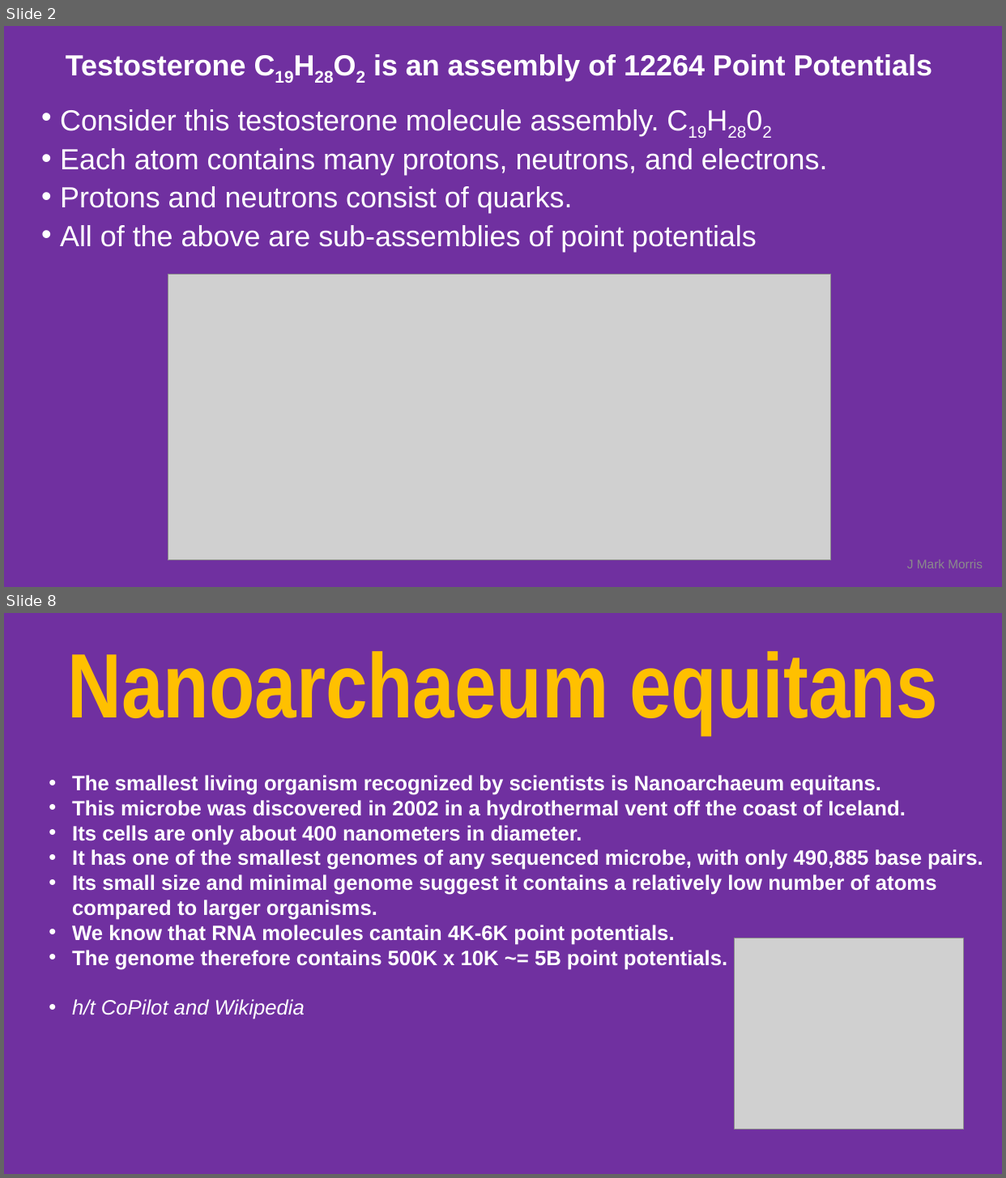
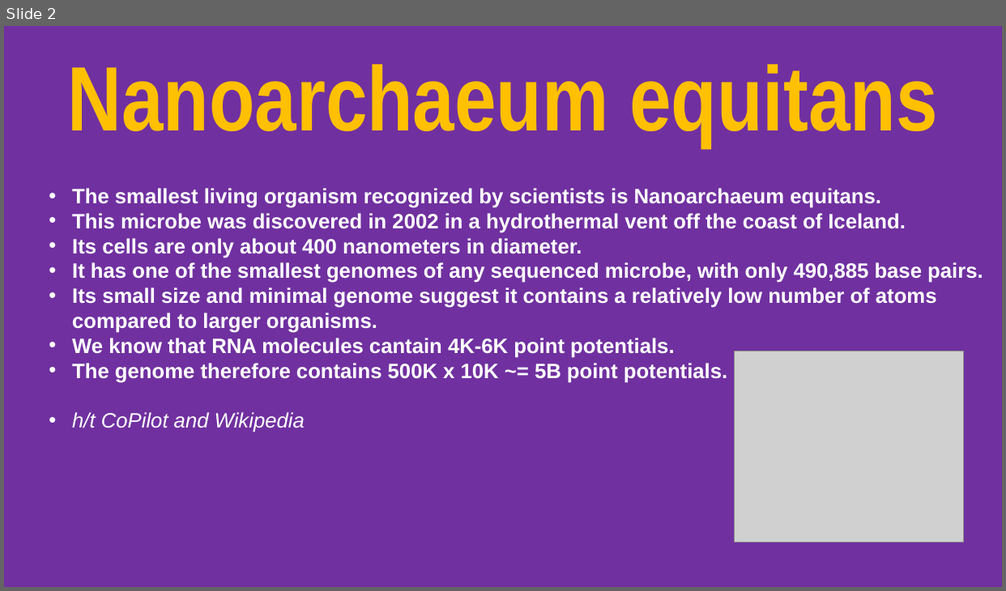
Before and after one commit to jmarkmorris/architrino, a slide deck: reference/archie/presentations/NPQG Assemblies - Early Life.pptx. Shown one above the other, each under a label of ours: slides 2 and 8 before the commit, slide 2 after it; the slides between them are not shown. The pictures are 1006x1178 and 1006x591 pixels, drawn with LibreOffice and Linux fonts; fonts in the diff are those of the drawing; grey boxes stand for pictures. Boxes give left, top, right and bottom in pixels: in the first picture for what was removed or moved away, otherwise in the second. Text is boxed around its words. In the diff, an @@ line names an element or a change of style, - is before the commit and + after.

```diff
--- a/reference/archie/presentations/NPQG Assemblies - Early Life.pptx
+++ b/reference/archie/presentations/NPQG Assemblies - Early Life.pptx
@@ slide 2 removed at box(4, 26, 1002, 587), background #7030A0 @@
@@ text removed at box(66, 54, 932, 81) @@
-Testosterone C19H28O2 is an assembly of 12264 Point Potentials
@@ text removed at box(60, 109, 828, 252) @@
-• Consider this testosterone molecule assembly. C19H2802
-• Each atom contains many protons, neutrons, and electrons.
-• Protons and neutrons consist of quarks.
-• All of the above are sub-assemblies of point potentials
@@ picture removed at box(168, 274, 831, 561) @@
@@ text removed at box(907, 560, 982, 569) @@
-J Mark Morris
@@ what was slide 8 is now slide 2 @@
```
Also in this commit, not shown: 1 slide changed, 7 other slides removed, 16 other files.
